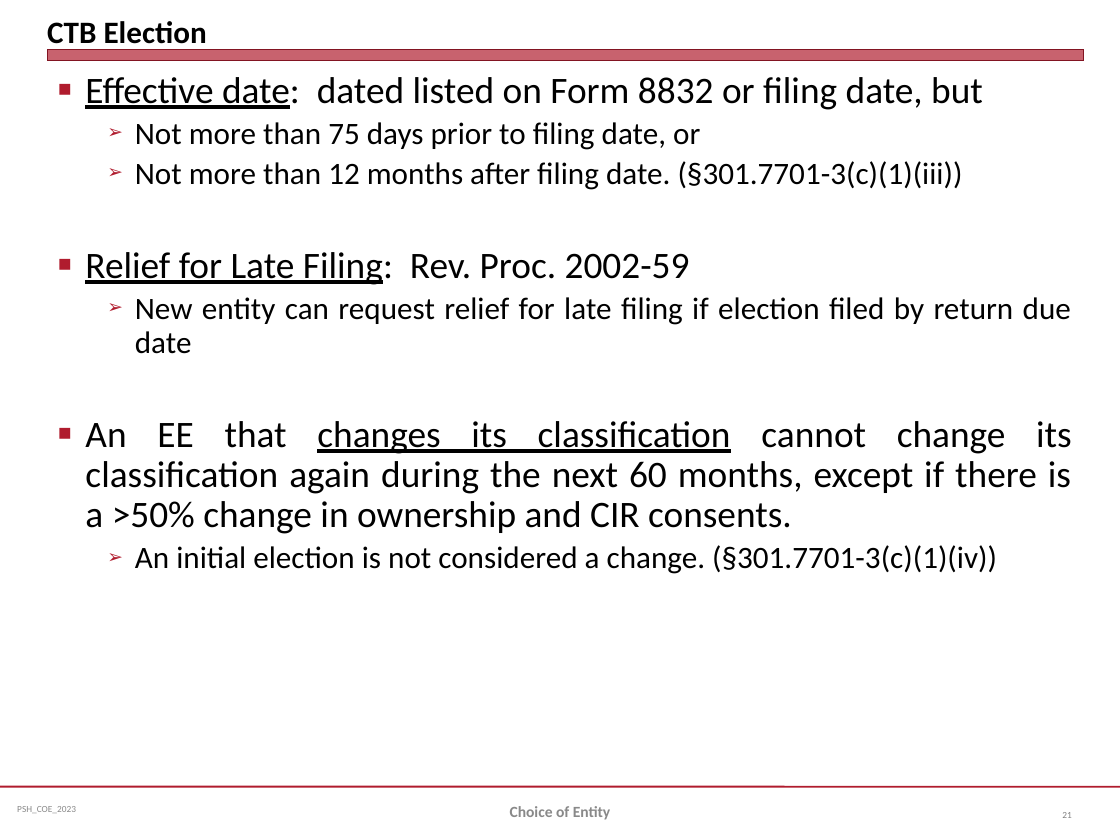
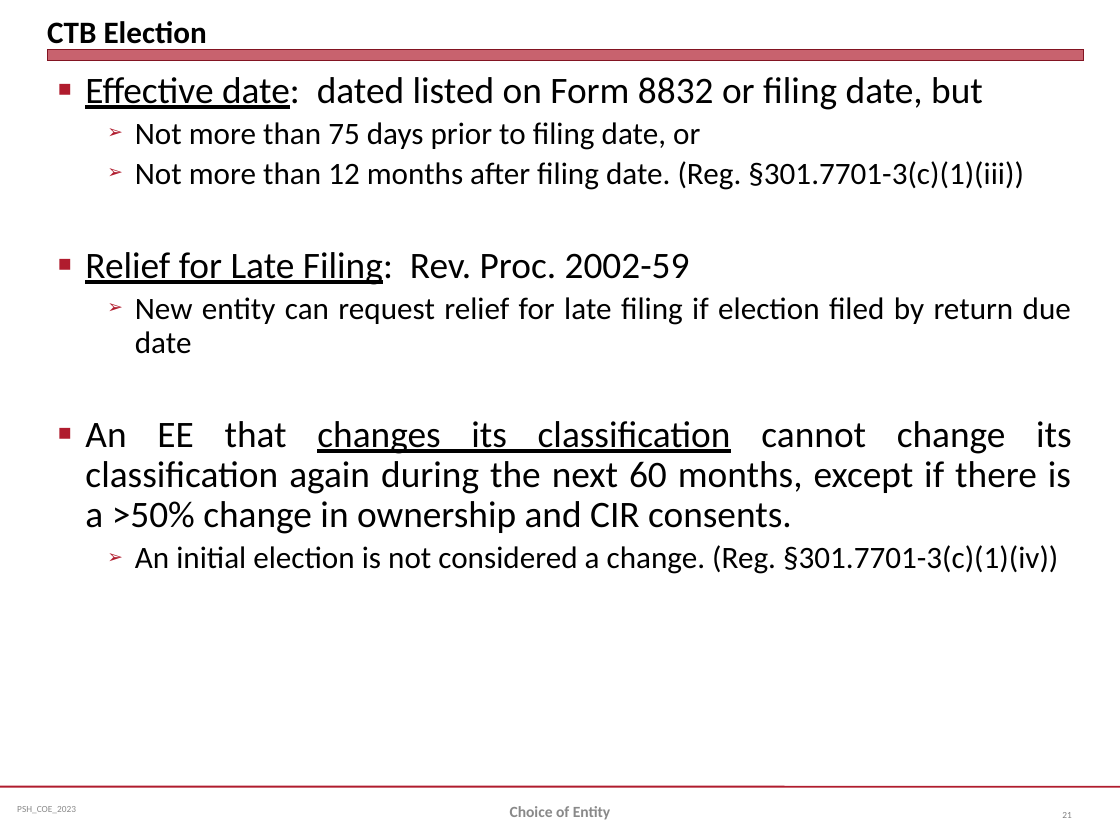
Before and after one commit to jmc877/Partnership-Tax, a slide deck: slide 21 of slides/PSH_COEntity_2023.pptx. Drawn at 1120x840 pixels with LibreOffice and Linux fonts; fonts in the diff are those of the drawing. Boxes give left, top, right and bottom in pixels: in the first picture for what was removed or moved away, otherwise in the second. Text is boxed around its words. In the diff, an @@ line names an element or a change of style, - is before the commit and + after.

```diff
--- a/slides/PSH_COEntity_2023.pptx
+++ b/slides/PSH_COEntity_2023.pptx
@@ text at [135,161,1023,190]: text changed @@
-  ➢ Not more than 12 months after filing date. (§301.7701-3(c)(1)(iii))
+  ➢ Not more than 12 months after filing date. (Reg. §301.7701-3(c)(1)(iii))
@@ text at [135,545,1058,574]: text changed @@
-  ➢ An initial election is not considered a change. (§301.7701-3(c)(1)(iv))
+  ➢ An initial election is not considered a change. (Reg. §301.7701-3(c)(1)(iv))
```
Also in this commit, not shown: 4 other slides changed, 5 other files.
